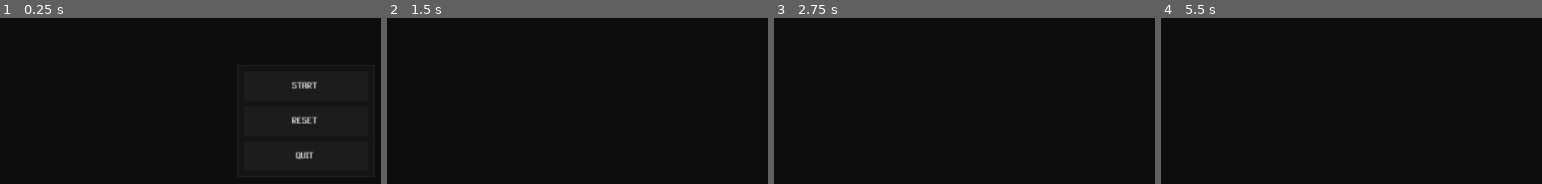
Above: before the commit, frames 1-4 (left to right).
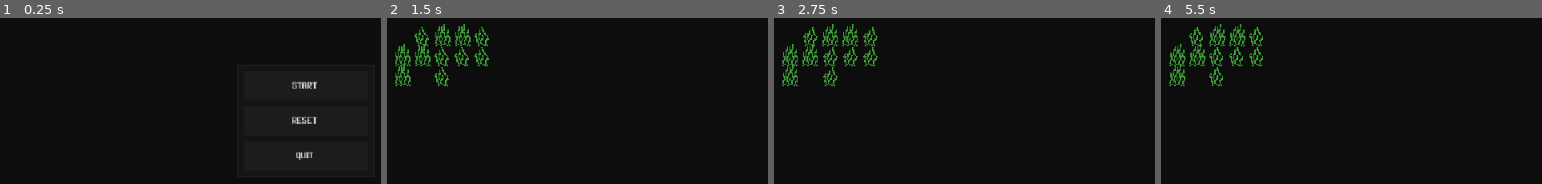
Above: after the commit, the same moments.

Repository: refrka/RPG-11
Game: Godot game, scene res://root.tscn
Two runs of this game, one before a commit and one after it. Both use one fixed random seed, a clock stepped at 60 frames per second and the inputs below.
Inputs:
- Up to frame 1 (0.25 s): no input
- Up to frame 2 (1.5 s): click "RESET" at 0.5 s; click "START" at 1.25 s
- Up to frame 3 (2.75 s): no input
- Up to frame 4 (5.5 s): hold Escape (back) 2.78-3.5 s; click "Resume" at 3.5 s

The runs differ from the first frame. In frame 1, 0.3% of the frame differs, in the area x 76-84%, y 38-86%; in frame 2, 2.6%; in frame 3, 2.6%; in frame 4, 2.7%, in the area x 2-27%, y 3-42%.

Commit message:
EnvronmentObject. Grass1, Grass2. TileMap scenes

Diff:
--- /dev/null
+++ b/main/environment_object.gd
@@ -0,0 +1 @@
+class_name EnvironmentObject extends Sprite2D
--- /dev/null
+++ b/main/environment_object.tscn
@@ -0,0 +1,10 @@
+[gd_scene format=3 uid="uid://dyke3o3pkd0jc"]
+
+[ext_resource type="Script" uid="uid://dpj5o0fy5filw" path="res://main/environment_object.gd" id="1_uq83f"]
+
+[node name="EnvironmentObject" type="Sprite2D" unique_id=558892110]
+script = ExtResource("1_uq83f")
+
+[node name="Area2D" type="Area2D" parent="." unique_id=1129586099]
+
+[node name="CollisionShape2D" type="CollisionShape2D" parent="Area2D" unique_id=1935872324]
--- /dev/null
+++ b/main/environment_objects/grass_1.tscn
@@ -0,0 +1,67 @@
+[gd_scene format=3 uid="uid://cif6wofa17nol"]
+
+[ext_resource type="PackedScene" uid="uid://dyke3o3pkd0jc" path="res://main/environment_object.tscn" id="1_swfr3"]
+[ext_resource type="Texture2D" uid="uid://b1mgkya4vvawt" path="res://resources/textures/environment_objects/grass_1_texture.png" id="2_71pq5"]
+
+[sub_resource type="Animation" id="Animation_swfr3"]
+length = 0.001
+tracks/0/type = "value"
+tracks/0/imported = false
+tracks/0/enabled = true
+tracks/0/path = NodePath(".:skew")
+tracks/0/interp = 1
+tracks/0/loop_wrap = true
+tracks/0/keys = {
+"times": PackedFloat32Array(0),
+"transitions": PackedFloat32Array(1),
+"update": 0,
+"values": [0.0]
+}
+
+[sub_resource type="Animation" id="Animation_5j1rq"]
+resource_name = "shake"
+length = 0.43333334
+tracks/0/type = "value"
+tracks/0/imported = false
+tracks/0/enabled = true
+tracks/0/path = NodePath(".:skew")
+tracks/0/interp = 1
+tracks/0/loop_wrap = true
+tracks/0/keys = {
+"times": PackedFloat32Array(0, 0.033333335, 0.06666667, 0.13333334, 0.2, 0.3, 0.4),
+"transitions": PackedFloat32Array(1, 1, 1, 1, 1, 1, 1),
+"update": 0,
+"values": [0.0, 0.08726646259971647, -0.08726646259971647, 0.08726646259971647, -0.08726646259971647, 0.05235987755982989, -0.017453292519943295]
+}
+
+[sub_resource type="Animation" id="Animation_71pq5"]
+resource_name = "wave"
+length = 2.5333333
+loop_mode = 1
+tracks/0/type = "value"
+tracks/0/imported = false
+tracks/0/enabled = true
+tracks/0/path = NodePath(".:skew")
+tracks/0/interp = 1
+tracks/0/loop_wrap = true
+tracks/0/keys = {
+"times": PackedFloat32Array(0, 0.6666667, 1.3333334, 1.9666667),
+"transitions": PackedFloat32Array(1, 1, 1, 1),
+"update": 0,
+"values": [0.0, 0.12217304763960307, 0.0, -0.12217304763960307]
+}
+
+[sub_resource type="AnimationLibrary" id="AnimationLibrary_5j1rq"]
+_data = {
+&"RESET": SubResource("Animation_swfr3"),
+&"shake": SubResource("Animation_5j1rq"),
+&"wave": SubResource("Animation_71pq5")
+}
+
+[node name="Grass1" unique_id=558892110 instance=ExtResource("1_swfr3")]
+texture = ExtResource("2_71pq5")
+offset = Vector2(0, -11)
+
+[node name="AnimationPlayer" type="AnimationPlayer" parent="." index="1" unique_id=322582818]
+libraries/ = SubResource("AnimationLibrary_5j1rq")
+autoplay = &"wave"
--- /dev/null
+++ b/main/environment_objects/grass_2.tscn
@@ -0,0 +1,34 @@
+[gd_scene format=3 uid="uid://rahwyuthxmjn"]
+
+[ext_resource type="PackedScene" uid="uid://dyke3o3pkd0jc" path="res://main/environment_object.tscn" id="1_sc3lk"]
+[ext_resource type="Texture2D" uid="uid://bwlhj0evjkw0j" path="res://resources/textures/environment_objects/grass_2_texture.png" id="2_udpxb"]
+
+[sub_resource type="Animation" id="Animation_sc3lk"]
+resource_name = "wave"
+length = 2.1666667
+loop_mode = 1
+tracks/0/type = "value"
+tracks/0/imported = false
+tracks/0/enabled = true
+tracks/0/path = NodePath(".:skew")
+tracks/0/interp = 1
+tracks/0/loop_wrap = true
+tracks/0/keys = {
+"times": PackedFloat32Array(0, 0.53333336, 1.0666667, 1.6666666),
+"transitions": PackedFloat32Array(1, 1, 1, 1),
+"update": 0,
+"values": [0.0, 0.12217304763960307, 0.0, -0.12217304763960307]
+}
+
+[sub_resource type="AnimationLibrary" id="AnimationLibrary_udpxb"]
+_data = {
+&"wave": SubResource("Animation_sc3lk")
+}
+
+[node name="Grass2" unique_id=558892110 instance=ExtResource("1_sc3lk")]
+texture = ExtResource("2_udpxb")
+offset = Vector2(0, -11)
+
+[node name="AnimationPlayer" type="AnimationPlayer" parent="." index="1" unique_id=1741901827]
+libraries/ = SubResource("AnimationLibrary_udpxb")
+autoplay = &"wave"
--- a/main/location.tscn
+++ b/main/location.tscn
@@ -2,8 +2,10 @@
 
 [ext_resource type="Script" uid="uid://bch3aywyfd6fe" path="res://main/location.gd" id="1_wqyeb"]
 
-[node name="Location" type="Node2D" unique_id=647515337 node_paths=PackedStringArray("entities_root") groups=["scene"]]
+[node name="Location" type="Node2D" unique_id=647515337 node_paths=PackedStringArray("ground_tile_map", "scene_tile_map", "entities_root") groups=["scene"]]
 script = ExtResource("1_wqyeb")
+ground_tile_map = NodePath("NavigationRegion2D/SceneTileMap")
+scene_tile_map = NodePath("NavigationRegion2D/SceneTileMap")
 entities_root = NodePath("EntitiesRoot")
 
 [node name="NavigationRegion2D" type="NavigationRegion2D" parent="." unique_id=1105935242]
--- a/main/locations/location_1/location_1a.tscn
+++ b/main/locations/location_1/location_1a.tscn
@@ -1,5 +1,19 @@
-[gd_scene format=3 uid="uid://dm6evso3ym8f3"]
+[gd_scene format=4 uid="uid://dm6evso3ym8f3"]
 
 [ext_resource type="PackedScene" uid="uid://cb1m5210n34v" path="res://main/location.tscn" id="1_rj7dt"]
+[ext_resource type="PackedScene" uid="uid://cif6wofa17nol" path="res://main/environment_objects/grass_1.tscn" id="2_4wo4w"]
+[ext_resource type="PackedScene" uid="uid://rahwyuthxmjn" path="res://main/environment_objects/grass_2.tscn" id="3_c2u1y"]
+
+[sub_resource type="TileSetScenesCollectionSource" id="TileSetScenesCollectionSource_c2u1y"]
+resource_name = "Environment Objects"
+scenes/1/scene = ExtResource("2_4wo4w")
+scenes/2/scene = ExtResource("3_c2u1y")
+
+[sub_resource type="TileSet" id="TileSet_ef055"]
+sources/0 = SubResource("TileSetScenesCollectionSource_c2u1y")
 
 [node name="Location1a" unique_id=647515337 instance=ExtResource("1_rj7dt")]
+
+[node name="SceneTileMap" parent="NavigationRegion2D" parent_id_path=PackedInt32Array(1105935242) index="1" unique_id=1899924248]
+tile_map_data = PackedByteArray("AAAHAAcAAAAAAAAAAQAIAAgAAAAAAAAAAgAIAAcAAAAAAAAAAQAHAAkAAAAAAAAAAgAHAAgAAAAAAAAAAgAJAAgAAAAAAAAAAgAJAAcAAAAAAAAAAgAGAAcAAAAAAAAAAgAGAAgAAAAAAAAAAQAFAAkAAAAAAAAAAQAFAAgAAAAAAAAAAQA=")
+tile_set = SubResource("TileSet_ef055")
--- a/project.godot
+++ b/project.godot
@@ -83,4 +83,5 @@
 
 [rendering]
 
+textures/canvas_textures/default_texture_filter=0
 rendering_device/driver.windows="d3d12"
Not shown, added: main/environment_object.gd.uid
Binary file added: resources/textures/environment_objects/grass_1_texture.png
Not shown, added: resources/textures/environment_objects/grass_1_texture.png.import
Binary file added: resources/textures/environment_objects/grass_2_texture.png
Not shown, added: resources/textures/environment_objects/grass_2_texture.png.import
